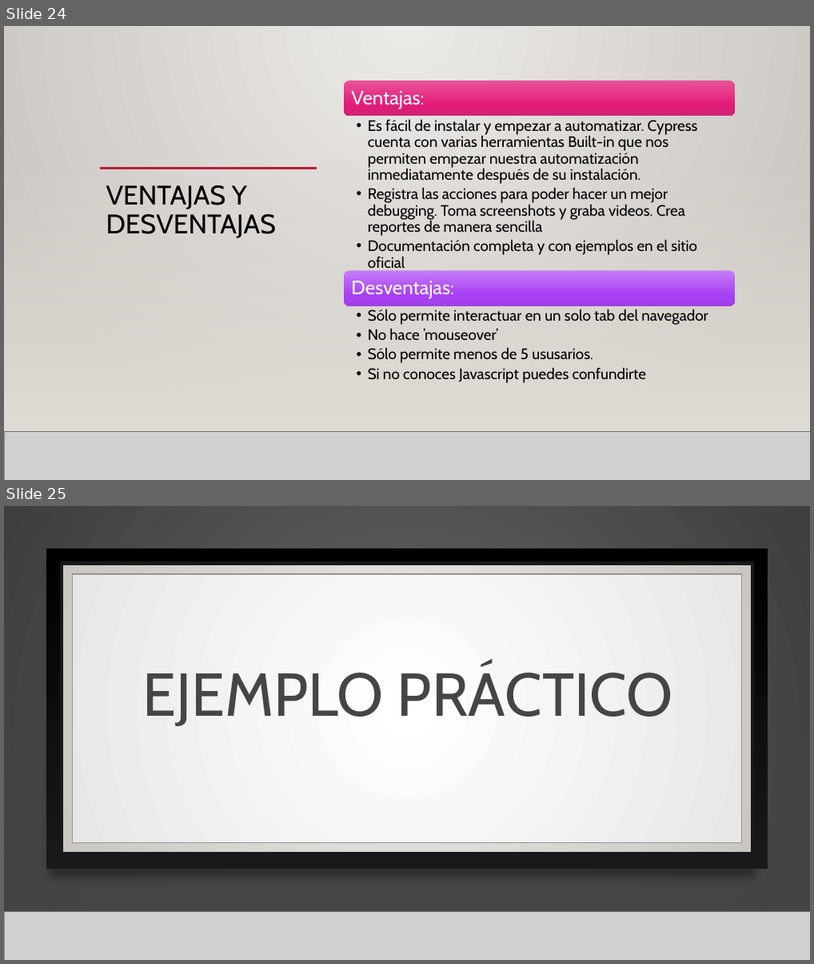
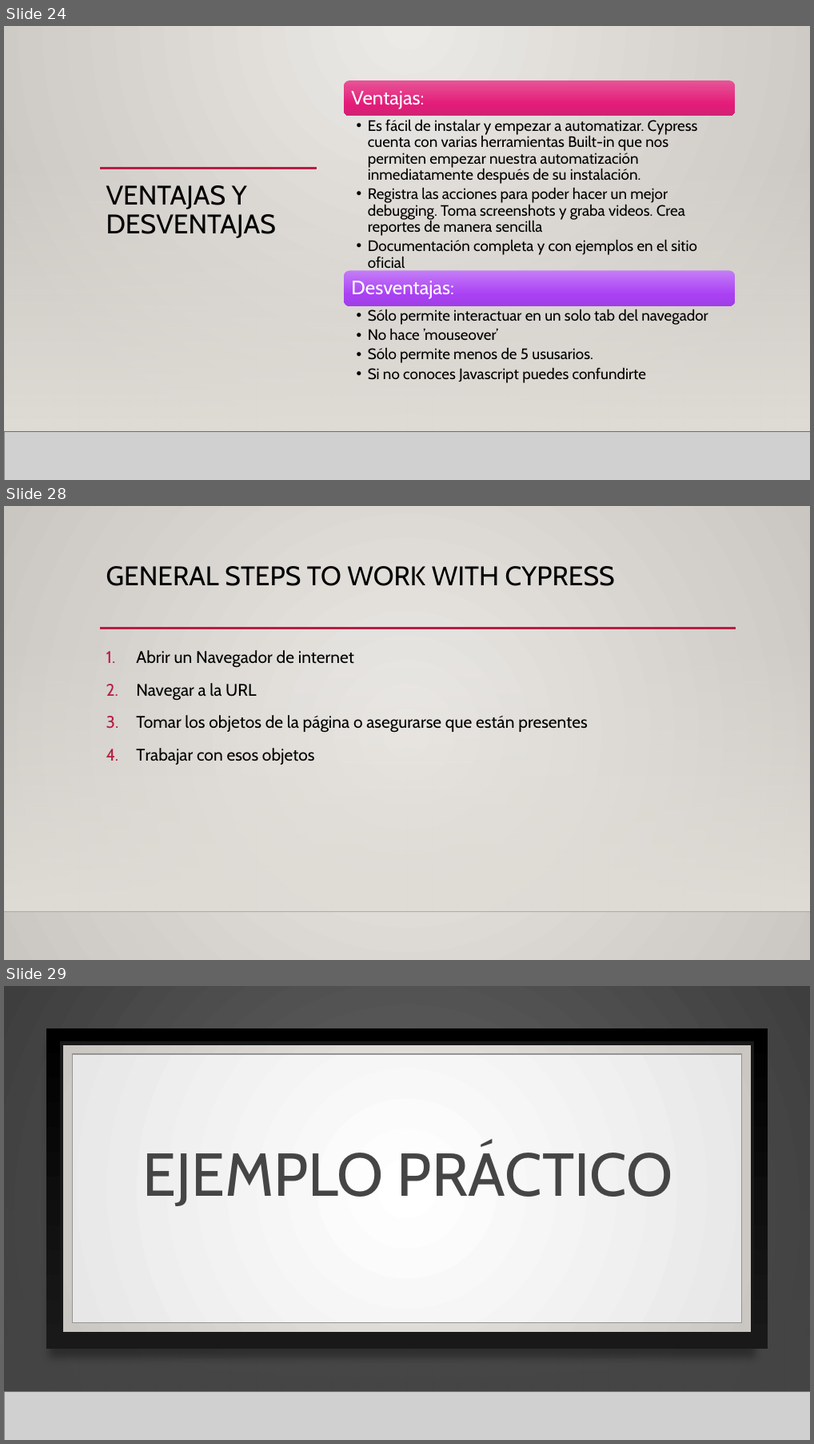
Before and after one commit to hdelreal/CypressTutorial, a slide deck: QA Automation.pptx. Shown one above the other, each under a label of ours: slides 24 and 25 before the commit, slides 24, 28 and 29 after it; the slides between them are not shown. The pictures are 814x964 and 814x1444 pixels, drawn with LibreOffice and Linux fonts; fonts in the diff are those of the drawing; grey boxes stand for pictures; background and template pictures are left out. Boxes give left, top, right and bottom in pixels: in the first picture for what was removed or moved away, otherwise in the second. Text is boxed around its words. In the diff, an @@ line names an element or a change of style, - is before the commit and + after.

```diff
--- a/QA Automation.pptx
+++ b/QA Automation.pptx
@@ slide 28 added at [4,506,810,960], background gradient #ECEAE7 to #CAC7C1; not listed: 3 template elements that a slide beside it also shows @@
@@ title added at [106,566,615,586], 32 pt, text #000000 @@
+GENERAL STEPS TO WORK WITH CYPRESS
@@ text added at [136,650,587,764], 20 pt, text #000000 @@
+1. Abrir un Navegador de internet
+2. Navegar a la URL
+3. Tomar los objetos de la página o asegurarse que están presentes
+4. Trabajar con esos objetos
@@ what was slide 25 is now slide 29 @@
```
Also in this commit, not shown: 3 other slides added.
